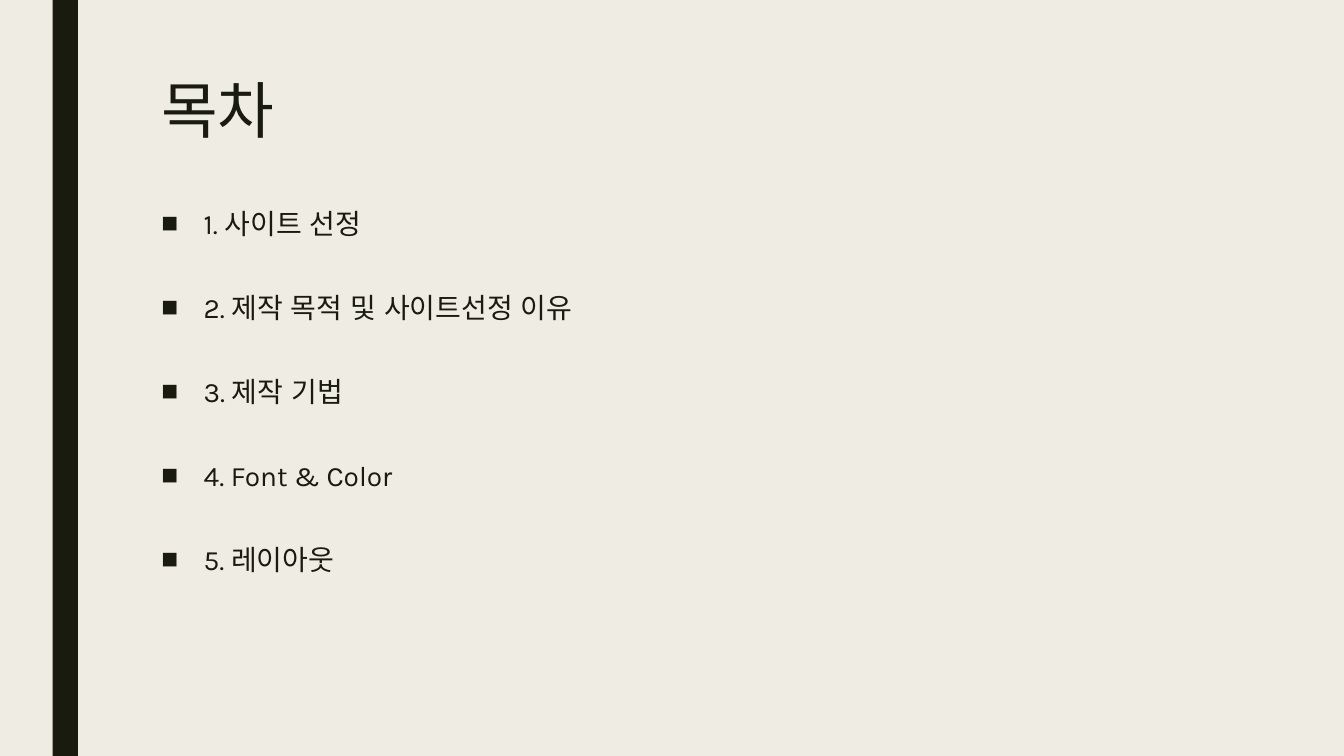
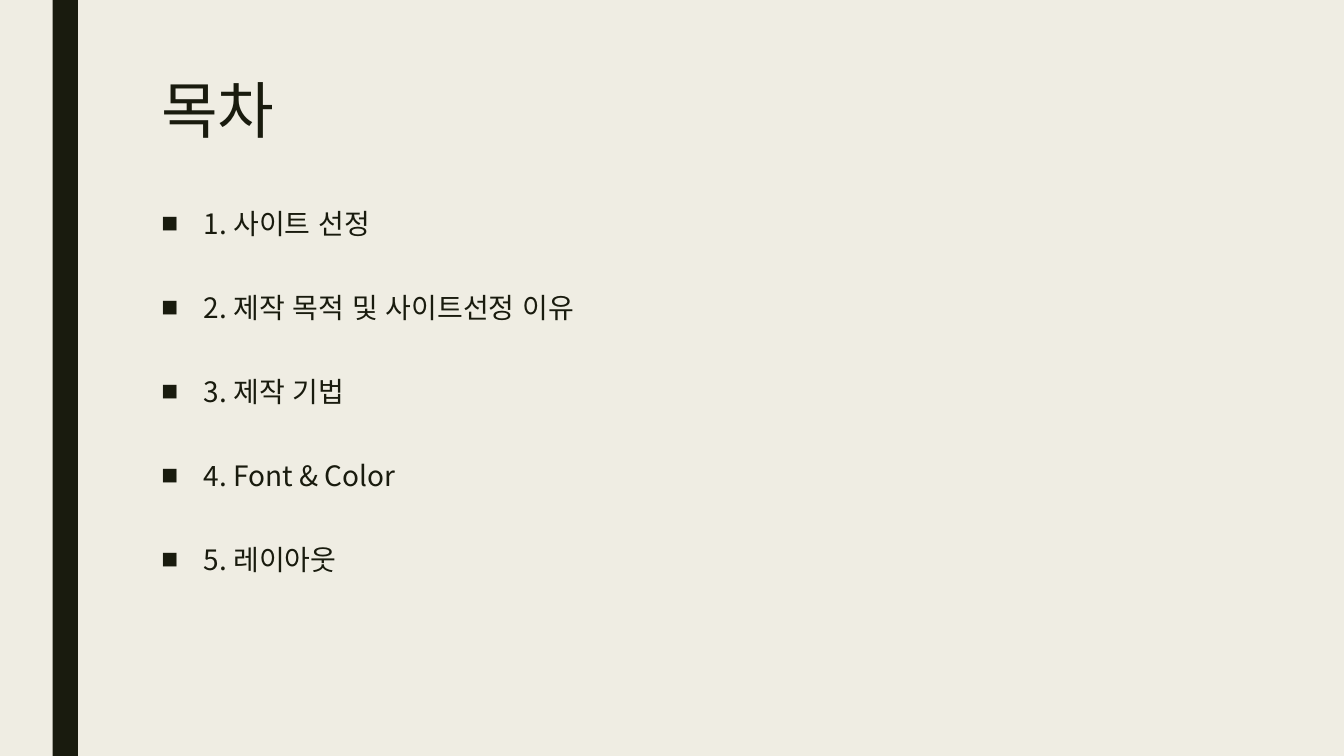
Before and after one commit to JKM0722/JKM_exec01, a slide deck: slide 2 of 001/가이드문서/Assuretee.pptx. Drawn at 1344x756 pixels with LibreOffice and Linux fonts; fonts in the diff are those of the drawing. Boxes give left, top, right and bottom in pixels: in the first picture for what was removed or moved away, otherwise in the second. Text is boxed around its words. In the diff, an @@ line names an element or a change of style, - is before the commit and + after.

```diff
--- a/001/가이드문서/Assuretee.pptx
+++ b/001/가이드문서/Assuretee.pptx
@@ title "목차" at [161,82,274,138]: font Karla to Noto Sans CJK KR @@
@@ text "1. 사이트 선정" at [204,211,575,573]: font Karla to Noto Sans CJK KR @@
```
Also in this commit, not shown: 5 other slides changed, 1 other file.
